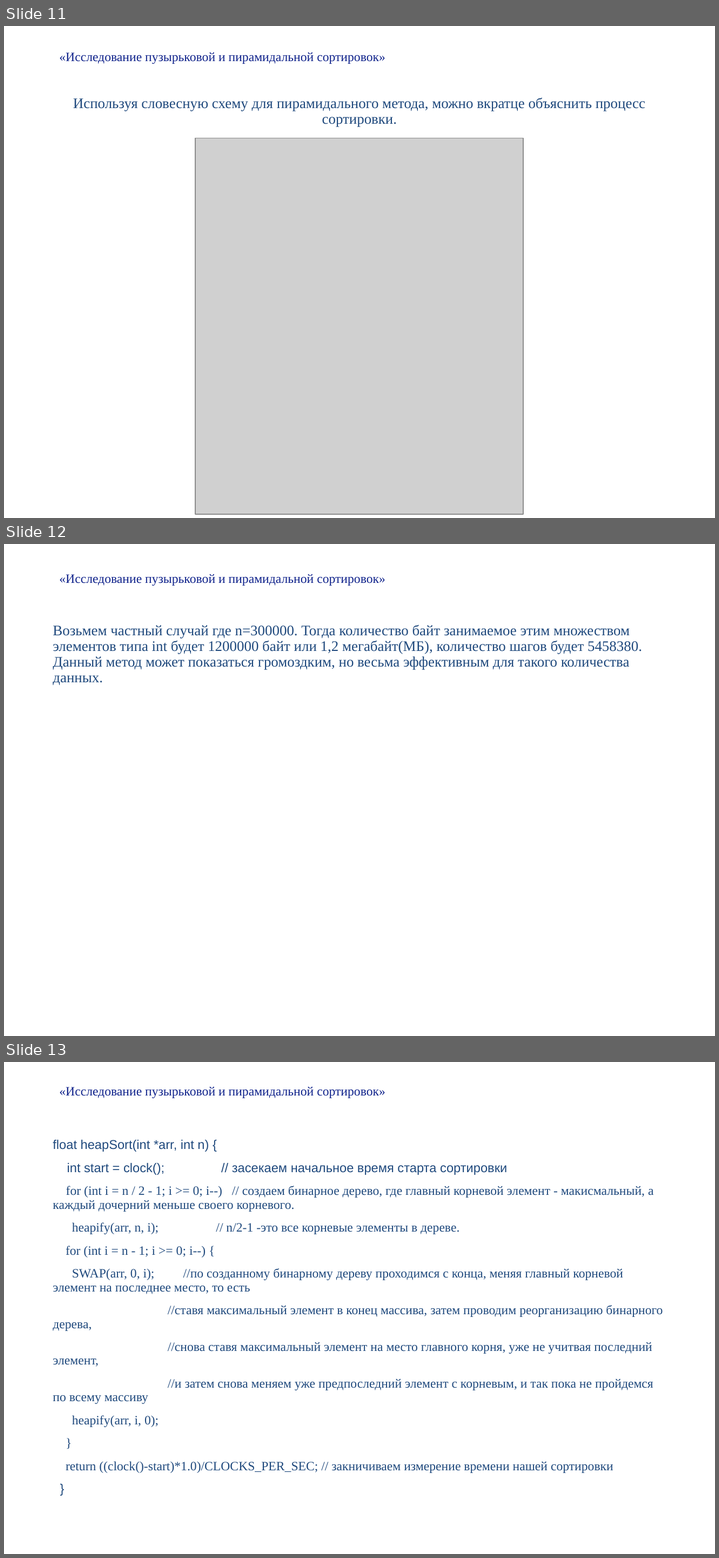
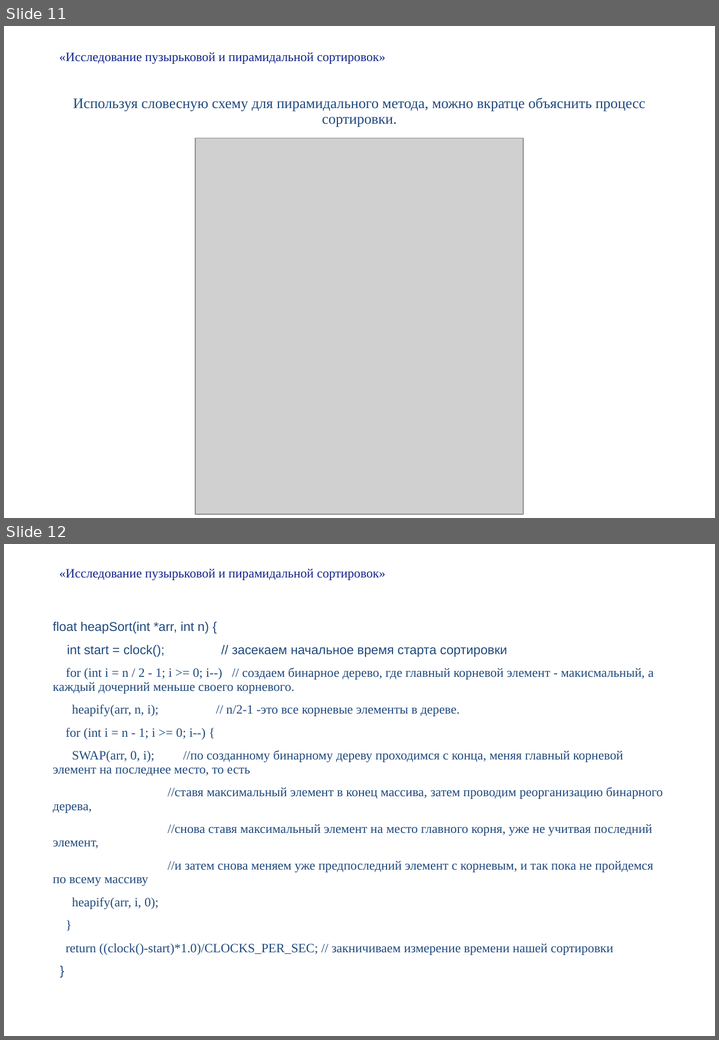
Before and after one commit to glukhovsa/TeamDz, a slide deck: Презентация.pptx. Shown one above the other, each under a label of ours: slides 11, 12 and 13 before the commit, slides 11 and 12 after it. The pictures are 719x1558 and 719x1040 pixels, drawn with LibreOffice and Linux fonts; fonts in the diff are those of the drawing; grey boxes stand for pictures. Boxes give left, top, right and bottom in pixels: in the first picture for what was removed or moved away, otherwise in the second. Text is boxed around its words. In the diff, an @@ line names an element or a change of style, - is before the commit and + after.

Commit message:
MayBeFinish

```diff
--- a/Презентация.pptx
+++ b/Презентация.pptx
@@ slide 12 removed at (x1=4, y1=544, x2=715, y2=1036), background #FFFFFF @@
@@ title removed at (x1=59, y1=574, x2=385, y2=586) @@
-«Исследование пузырьковой и пирамидальной сортировок»
@@ subtitle removed at (x1=53, y1=624, x2=642, y2=685) @@
-Возьмем частный случай где n=300000. Тогда количество байт занимаемое этим множеством элементов типа int будет 1200000 байт или 1,2 мегабайт(МБ), количество шагов будет 5458380. Данный метод может показаться громоздким, но весьма эффективным для такого количества данных.
@@ what was slide 13 is now slide 12 @@
```
